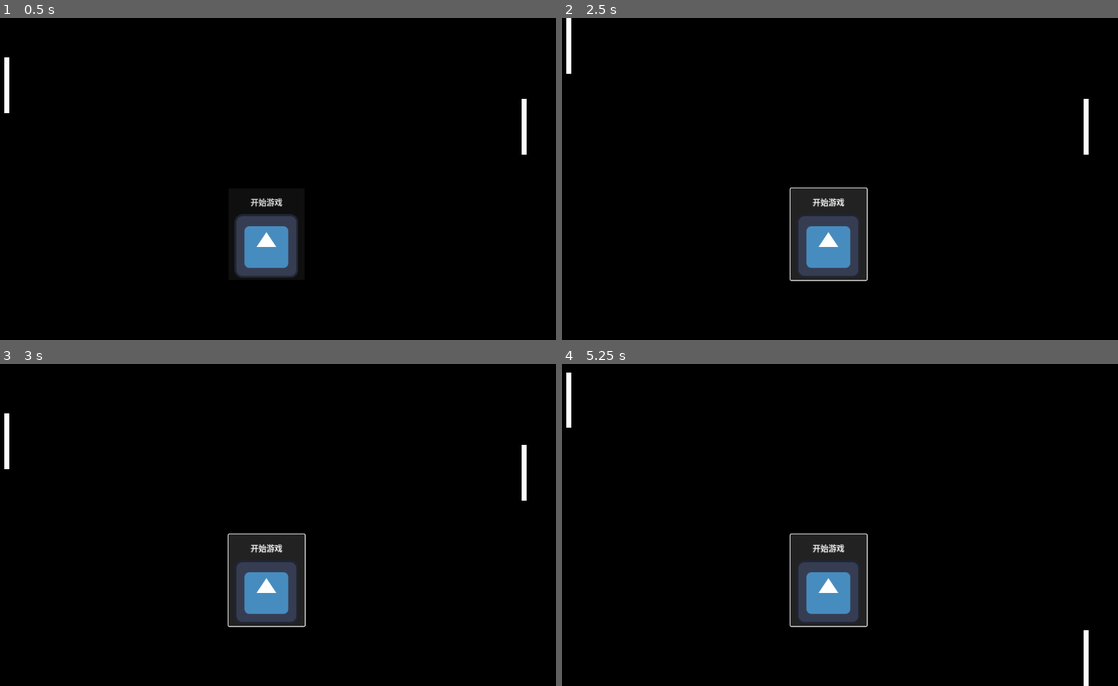
Above: before the commit, frames 1-4 (two rows, left to right).
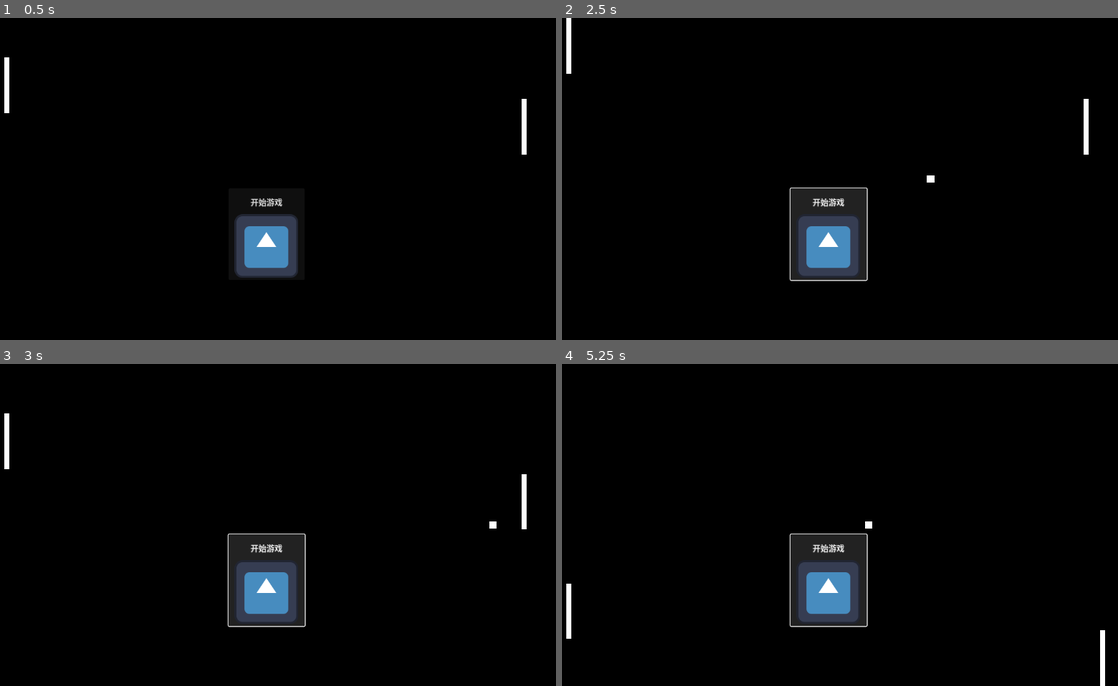
Above: after the commit, the same moments.

Repository: yulan233/ping_pong_godot
Game: Godot game, scene res://node_2d.tscn
Two runs of this game, one before a commit and one after it. Both use one fixed random seed, a clock stepped at 60 frames per second and the inputs below. The engine's default icon, where the game draws it, is replaced by a stand-in: a white triangle on a blue panel in a dark square.
Inputs:
- Up to frame 1 (0.5 s): no input
- Up to frame 2 (2.5 s): click "开始游戏" at 0.5 s; click "开始游戏" at 1.25 s; tap Enter at 2 s; hold Up (ui_up) from 2.03 s (still down)
- Up to frame 3 (3 s): release Up (ui_up) at 2.78 s; hold Down (ui_down) from 2.78 s (still down)
- Up to frame 4 (5.25 s): release Down (ui_down) at 3.53 s; hold Up (ui_up) 3.53-5.03 s; tap Space at 5 s; hold Down (ui_down) from 5.03 s (still down)

Frame 1 is identical in both runs. In frame 2, less than 0.1% of the frame differs, in the area x 65-68%, y 48-52%; in frame 3, 0.2%; in frame 4, 0.7%, in the area x 0-98%, y 2-100%.

Commit message:
添加了方块的移动，开始和结束游戏的功能

Diff:
--- a/Main.gd
+++ b/Main.gd
@@ -1,7 +1,10 @@
 extends Node2D
 
 @onready var ui: Control = $UI
-
+const BALL := preload("res://ball.tscn")
+#获得一个类型
+const Ball = preload("res://ball.gd")
+var ball:Ball
 # Called when the node enters the scene tree for the first time.
 func _ready() -> void:
 	# 设置ui界面大小
@@ -13,8 +16,21 @@
 func _process(_delta: float) -> void:
 	pass
 
-
+func s_game_over()->void:
+	print("game_over")
+	#游戏结束的一些处理
+	GlobalVar.isStart=false
+	if ball.game_over.is_connected(s_game_over):
+		ball.game_over.disconnect(s_game_over)
+	ball=null
+	pass
 
 func _on_button_pressed() -> void:
+	#防止多次生成
+	if ball!=null:
+		return
 	GlobalVar.isStart=!GlobalVar.isStart
+	ball=BALL.instantiate()
+	ball.game_over.connect(s_game_over)
+	add_child(ball)
 	pass # Replace with function body.
--- /dev/null
+++ b/ball.gd
@@ -0,0 +1,32 @@
+extends RigidBody2D
+
+#自定义游戏结束信号
+signal game_over
+
+var initVelcity:=100.0
+var uiSize:Vector2
+
+# Called when the node enters the scene tree for the first time.
+func _ready() -> void:
+	#获取界面大小
+	uiSize=get_viewport_rect().size
+	position=uiSize/2
+	pass # Replace with function body.
+
+
+# Called every frame. 'delta' is the elapsed time since the previous frame.
+func _physics_process(delta: float) -> void:
+	if GlobalVar.isStart:
+		custom_integrator=false
+		linear_velocity=Vector2(500,0)
+		#如果超出游戏场景就结束游戏
+		if position.x<0 or position.x>uiSize.x:
+			s_game_over()
+			position=uiSize/2
+
+
+## 触发游戏结束
+func s_game_over()->void:
+	emit_signal("game_over")
+	print("hello")
+	queue_free()
--- a/ball.tscn
+++ b/ball.tscn
@@ -1,9 +1,13 @@
-[gd_scene load_steps=2 format=3 uid="uid://h6l070jybvfn"]
+[gd_scene load_steps=3 format=3 uid="uid://h6l070jybvfn"]
+
+[ext_resource type="Script" path="res://ball.gd" id="1_xb54i"]
 
 [sub_resource type="RectangleShape2D" id="RectangleShape2D_bat8c"]
 size = Vector2(15, 15)
 
-[node name="Ball" type="Area2D"]
+[node name="Ball" type="RigidBody2D"]
+gravity_scale = 0.0
+script = ExtResource("1_xb54i")
 
 [node name="CollisionShape2D" type="CollisionShape2D" parent="."]
 shape = SubResource("RectangleShape2D_bat8c")
--- a/player.tscn
+++ b/player.tscn
@@ -6,6 +6,7 @@
 size = Vector2(10, 112)
 
 [node name="Player" type="CharacterBody2D"]
+motion_mode = 1
 script = ExtResource("1_2vanx")
 
 [node name="CollisionShape2D" type="CollisionShape2D" parent="."]
